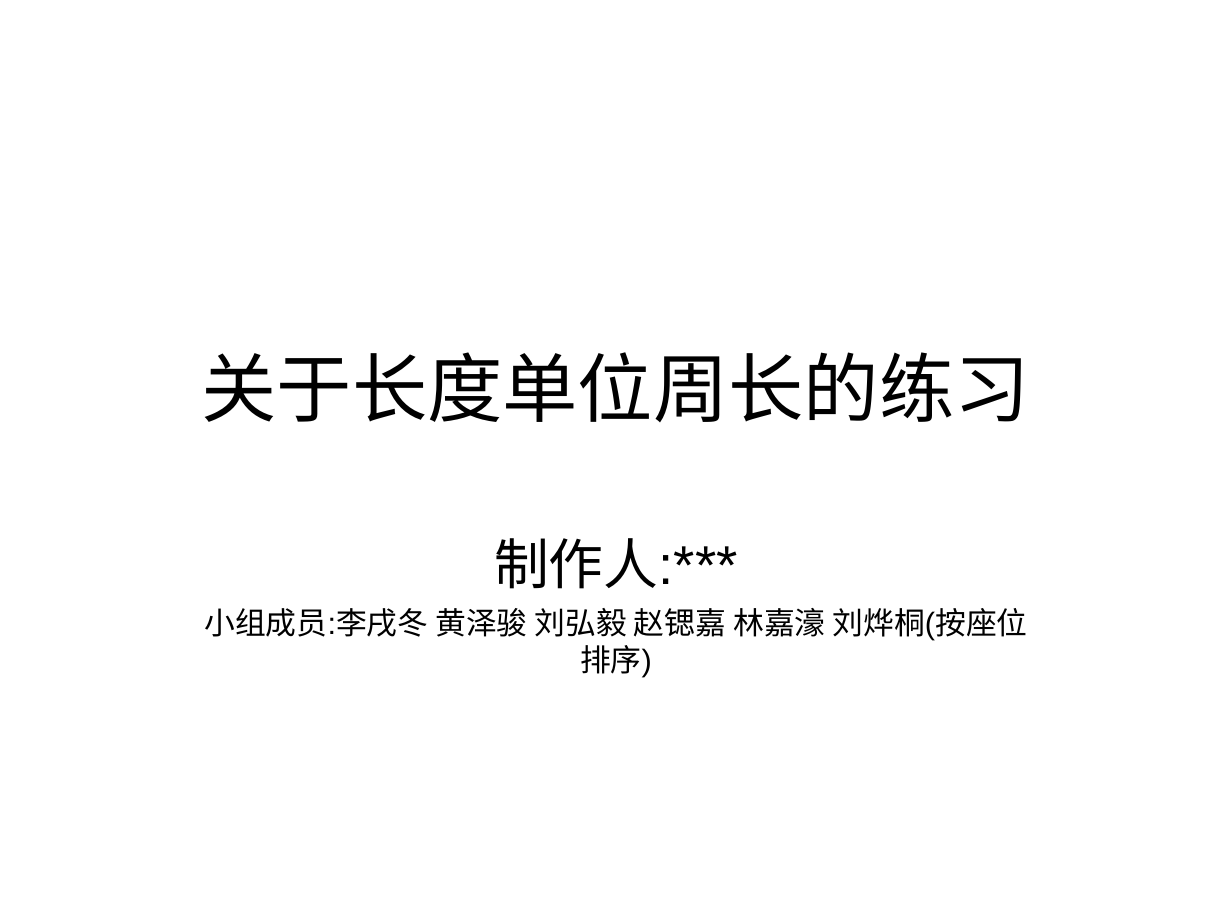
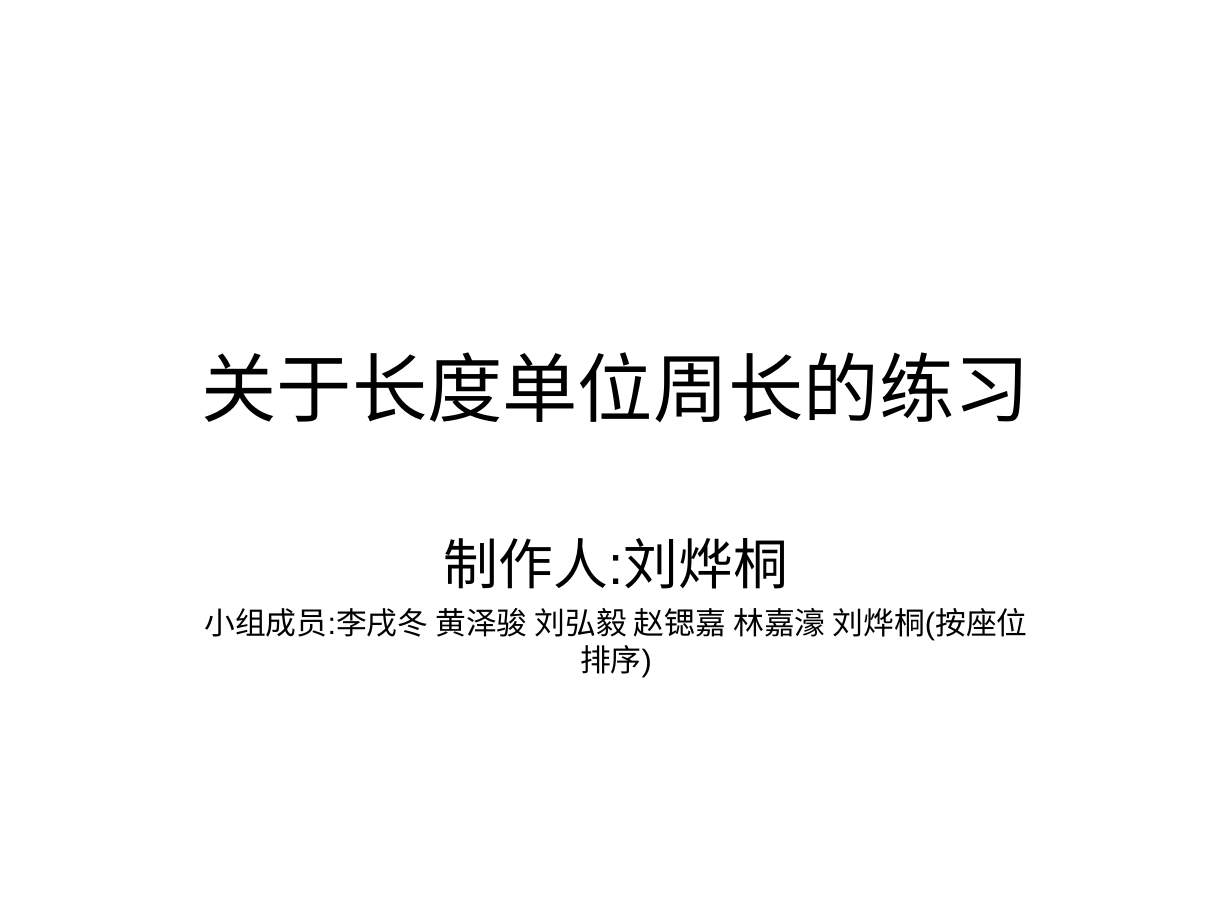
Before and after one commit to lxdxz/lxdxz.github.io, a slide deck: slide 11 of pptkey=123456/000[main PPT].ppt (slide 12 before the commit). Drawn at 1232x924 pixels with LibreOffice and Linux fonts; fonts in the diff are those of the drawing. Boxes give left, top, right and bottom in pixels: in the first picture for what was removed or moved away, otherwise in the second. Text is boxed around its words. In the diff, an @@ line names an element or a change of style, - is before the commit and + after.

```diff
--- a/pptkey=123456/000[main PPT].ppt
+++ b/pptkey=123456/000[main PPT].ppt
@@ subtitle at [444,538,788,589]: text changed @@
-制作人:***
+制作人:刘烨桐
```
Also in this commit, not shown: 5 other slides changed, 1 slide removed, 7 other files.
